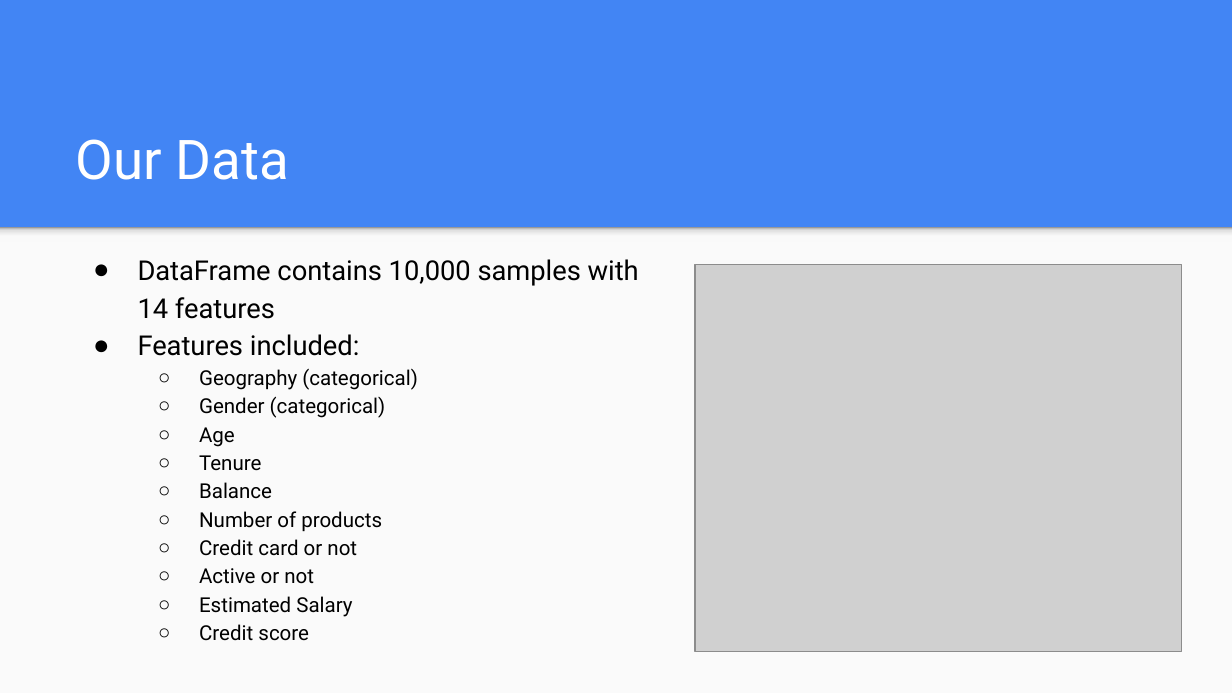
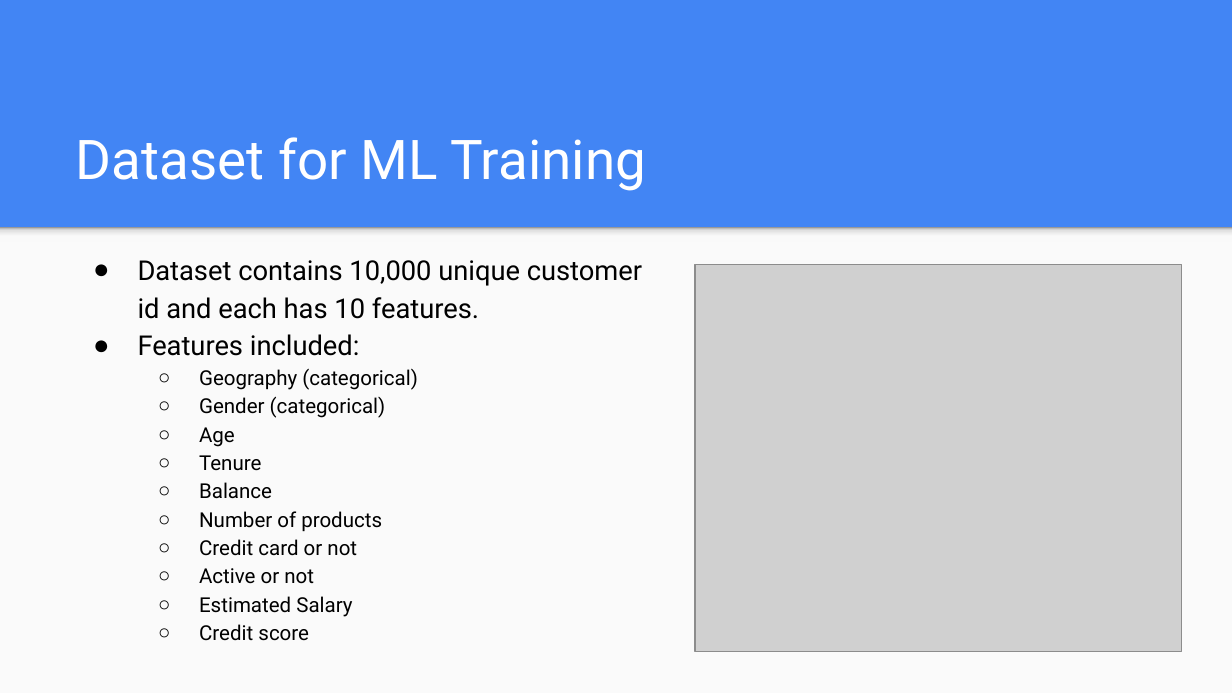
Before and after one commit to apakuki/FinTechBC-Project2, a slide deck: slide 4 of Customer Churn Prediction.pptx. Drawn at 1232x693 pixels with LibreOffice and Linux fonts; fonts in the diff are those of the drawing; grey boxes stand for pictures. Boxes give left, top, right and bottom in pixels: in the first picture for what was removed or moved away, otherwise in the second. Text is boxed around its words. In the diff, an @@ line names an element or a change of style, - is before the commit and + after.

```diff
--- a/Customer Churn Prediction.pptx
+++ b/Customer Churn Prediction.pptx
@@ title at (x1=76, y1=137, x2=646, y2=191): text changed @@
-Our Data
+Dataset for ML Training
@@ text at (x1=138, y1=260, x2=642, y2=319): text changed @@
-● DataFrame contains 10,000 samples with 14 features
+● Dataset contains 10,000 unique customer id and each has 10 features.
```
Also in this commit, not shown: 8 other slides changed, 3 slides added, 4 slides removed, 1 other file.
